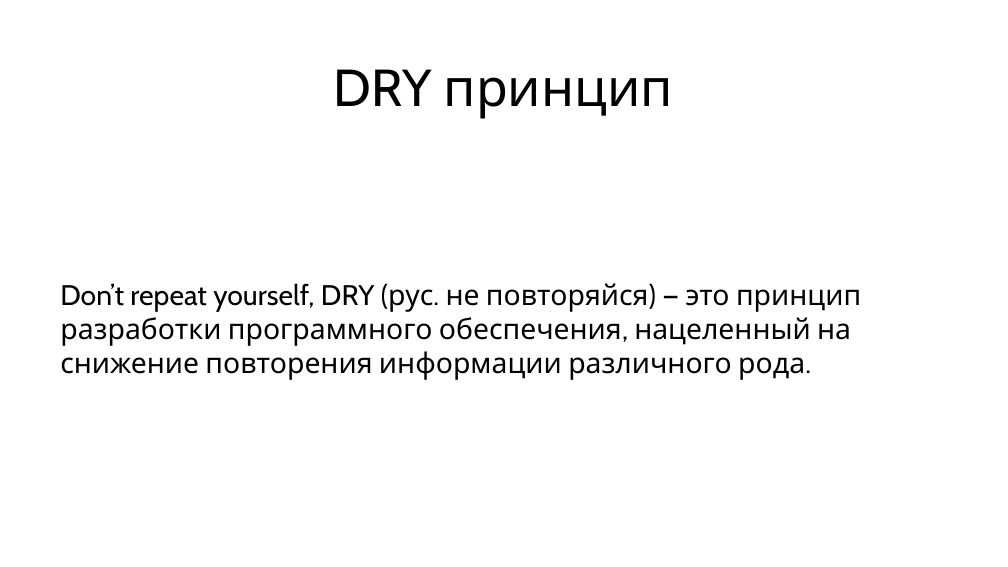
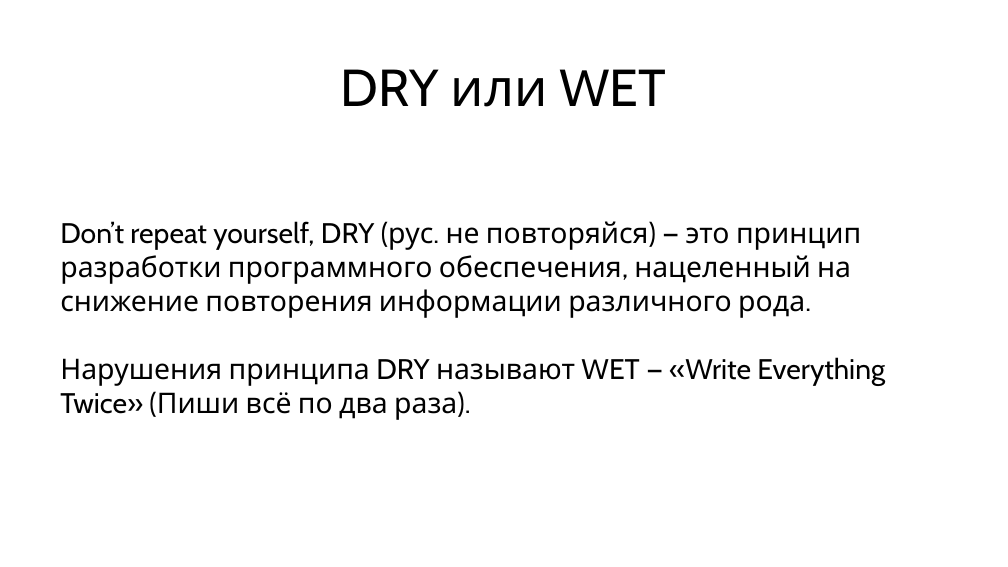
Before and after one commit to maxchv/LearnPython, a slide deck: slide 5 of week04/Functions.pptx (slide 3 before the commit). Drawn at 1008x567 pixels with LibreOffice and Linux fonts; fonts in the diff are those of the drawing. Boxes give left, top, right and bottom in pixels: in the first picture for what was removed or moved away, otherwise in the second. Text is boxed around its words. In the diff, an @@ line names an element or a change of style, - is before the commit and + after.

```diff
--- a/week04/Functions.pptx
+++ b/week04/Functions.pptx
@@ title at (341,69,666,107): text changed @@
-DRY принцип
+DRY или WET
@@ text at (60,357,885,420): paragraph added @@
+Нарушения принципа DRY называют WET — «Write Everything Twice» (Пиши всё по два раза).
```
Also in this commit, not shown: 5 other slides changed, 3 slides added, 1 slide removed.
